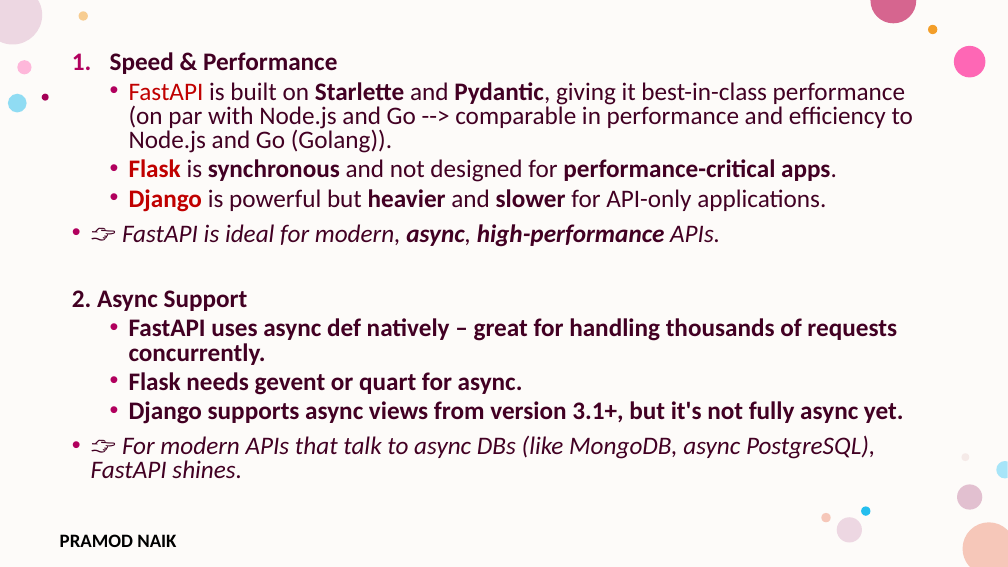
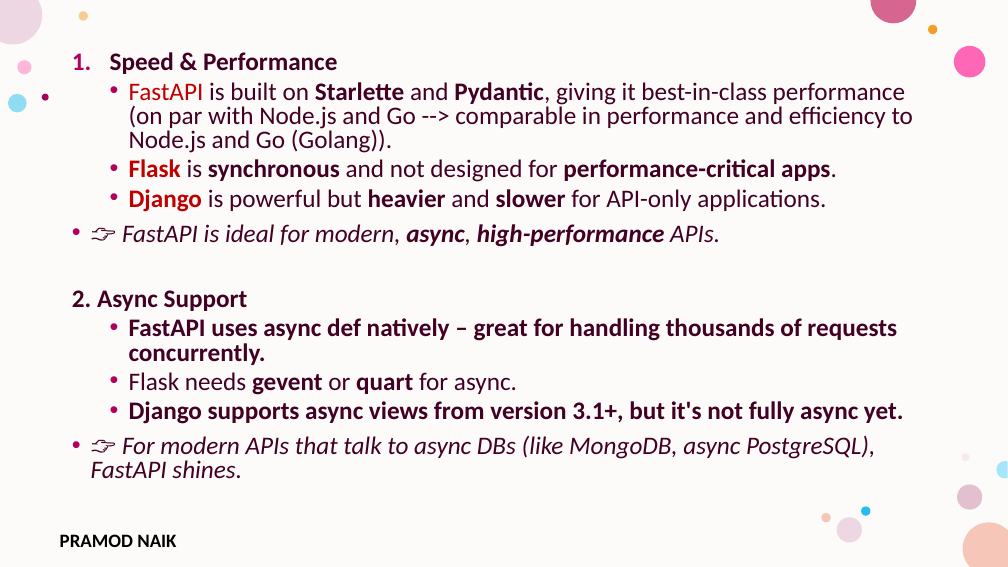
Before and after one commit to PRAMODNAIK-DEV/Backend-Dev-using-Python-FastAPI, a slide deck: slide 4 of FastAPI/Introduction to FastAPI.pptx. Drawn at 1008x567 pixels with LibreOffice and Linux fonts; fonts in the diff are those of the drawing; background and template pictures are left out. Boxes give left, top, right and bottom in pixels: in the first picture for what was removed or moved away, otherwise in the second. Text is boxed around its words. In the diff, an @@ line names an element or a change of style, - is before the commit and + after.

```diff
--- a/FastAPI/Introduction to FastAPI.pptx
+++ b/FastAPI/Introduction to FastAPI.pptx
@@ text at (129, 372, 517, 395): bold off in "Flask needs or for async." @@
```
Also in this commit, not shown: 5 other slides changed, 27 slides added, 5 slides removed, 2 other files.
